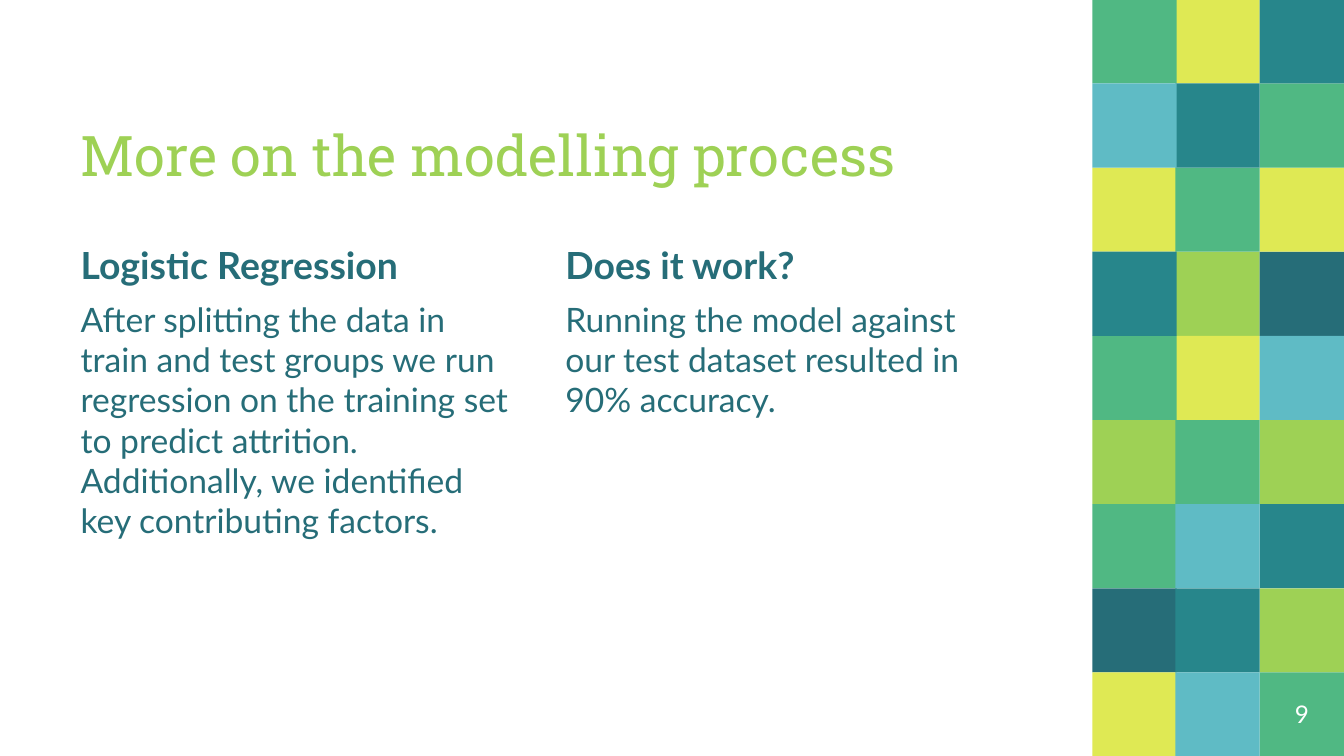
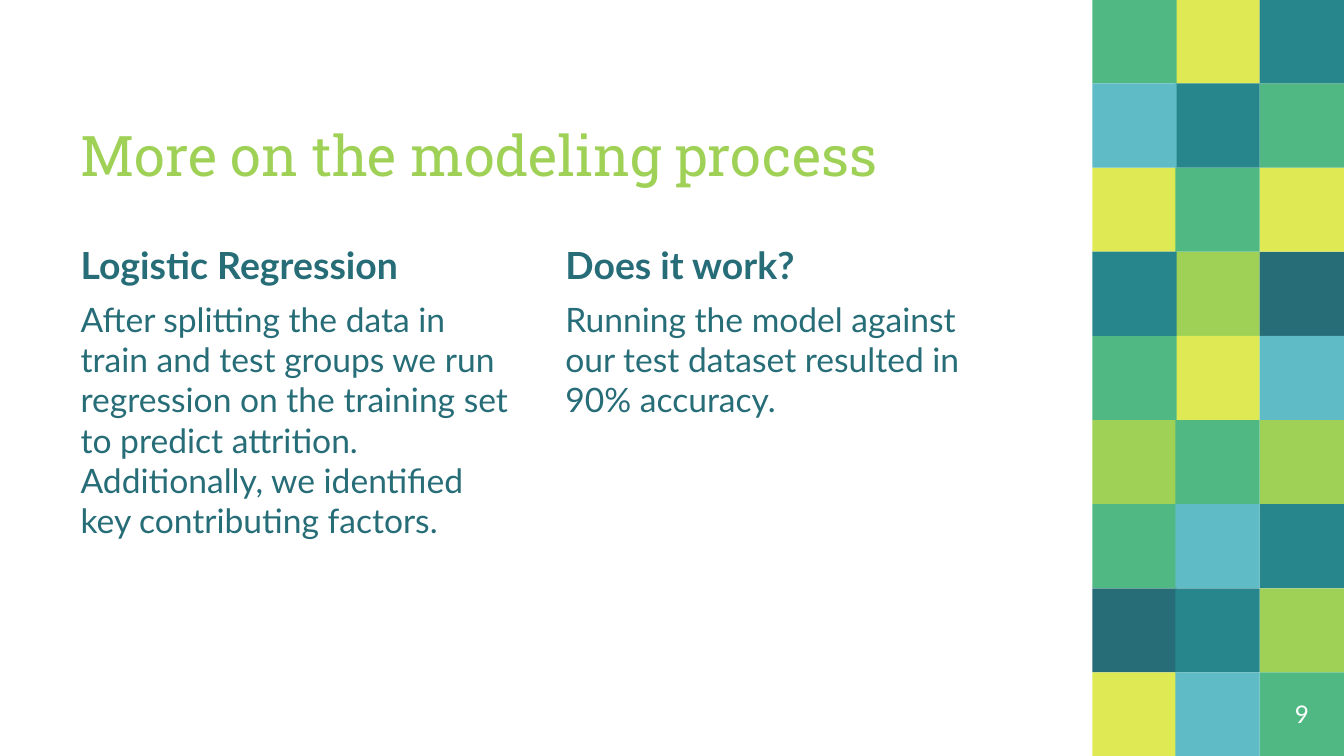
Before and after one commit to ccgraves/DDS-CaseStudy-2, a slide deck: slide 9 of Case_Study_Two.pptx. Drawn at 1344x756 pixels with LibreOffice and Linux fonts; fonts in the diff are those of the drawing. Boxes give left, top, right and bottom in pixels: in the first picture for what was removed or moved away, otherwise in the second. Text is boxed around its words. In the diff, an @@ line names an element or a change of style, - is before the commit and + after.

```diff
--- a/Case_Study_Two.pptx
+++ b/Case_Study_Two.pptx
@@ title at bbox=[81, 133, 877, 188]: text changed @@
-More on the modelling process
+More on the modeling process
```
Also in this commit, not shown: 8 other slides changed.
